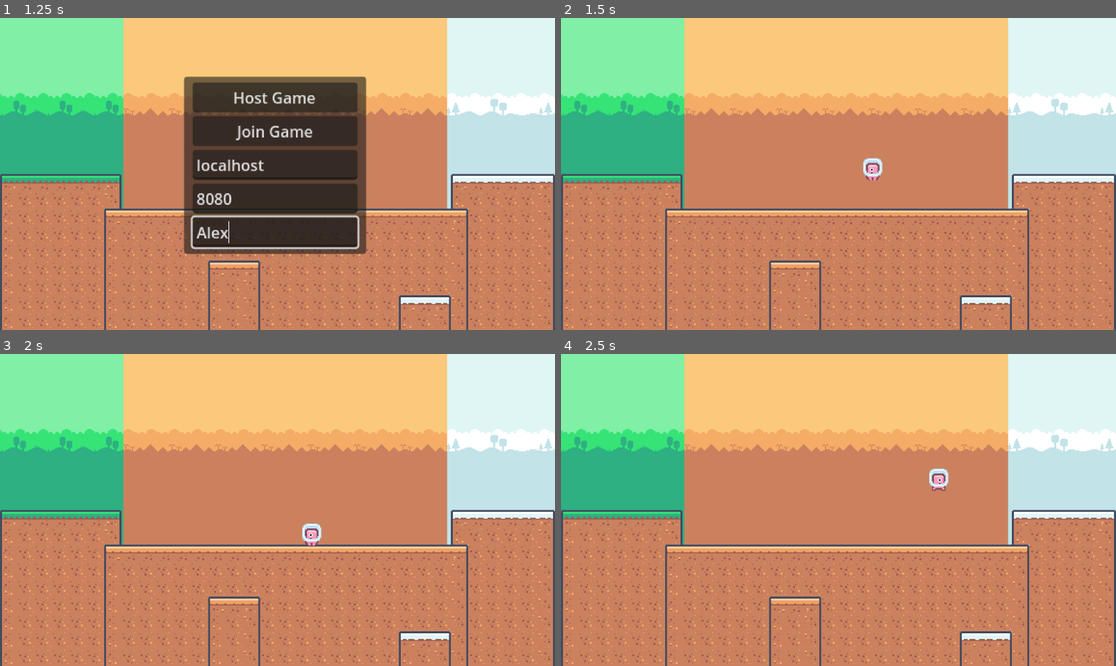
Above: before the commit, frames 1-4 (two rows, left to right).
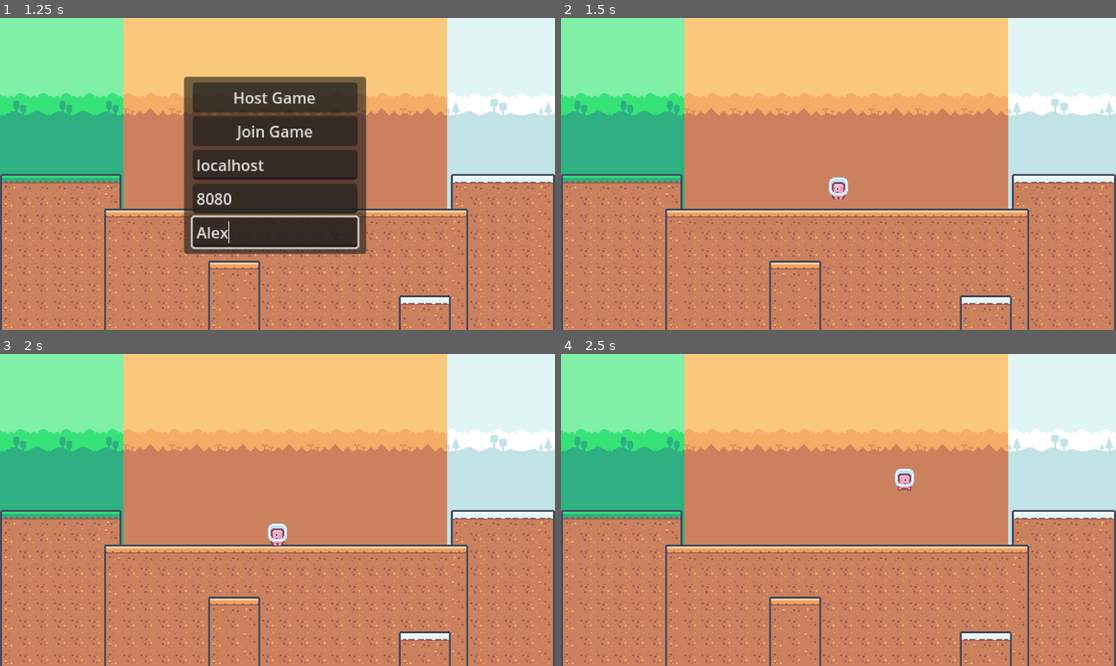
Above: after the commit, the same moments.

Repository: AyaPK/godot_multiplayer_practice
Game: Godot game, scene res://scenes/main.tscn
Same seed, same stepped clock (60 frames per second), same inputs: the game is played once before the commit and once after it.
Inputs (mouse positions are in pixels of both pictures, inside the frame that each line leads up to):
- Up to frame 1 (1.25 s): click (277, 233) at 0.52 s; type "Alex" at 0.6 s
- Up to frame 2 (1.5 s): click "Host Game" at 1.25 s
- Up to frame 3 (2 s): no input
- Up to frame 4 (2.5 s): tap Enter (ui_accept) at 2, 2.27 s; hold Right (ui_right) from 2.03 s (still down)

Frame 1 is identical in both runs. In frame 2, 0.4% of the frame differs, in the area x 48-58%, y 44-59%; in frame 3, 0.4%; in frame 4, 0.4%, in the area x 60-70%, y 36-44%.

Commit message:
fix multiplayer bug

Diff:
--- a/scenes/player.tscn
+++ b/scenes/player.tscn
@@ -1,25 +1,24 @@
-[gd_scene load_steps=11 format=3 uid="uid://bkknc1gkb0uwt"]
+[gd_scene load_steps=12 format=3 uid="uid://bkknc1gkb0uwt"]
 
 [ext_resource type="Texture2D" uid="uid://dshu6whv27nnr" path="res://sprites/tilemap-characters_packed.png" id="1_3by7b"]
 [ext_resource type="Script" path="res://scripts/player.gd" id="1_nw0qa"]
 [ext_resource type="Script" path="res://scripts/input_sync.gd" id="2_5o8cx"]
 
-[sub_resource type="SceneReplicationConfig" id="SceneReplicationConfig_iiq1h"]
-properties/0/path = NodePath(".:position")
+[sub_resource type="SceneReplicationConfig" id="SceneReplicationConfig_edkeg"]
+properties/0/path = NodePath(".:player_id")
 properties/0/spawn = true
 properties/0/replication_mode = 1
-properties/1/path = NodePath(".:player_name")
+properties/1/path = NodePath(".:position")
 properties/1/spawn = true
 properties/1/replication_mode = 1
-properties/2/path = NodePath("InputSync:move_input")
-properties/2/spawn = true
-properties/2/replication_mode = 1
-properties/3/path = NodePath("InputSync:jump_input")
-properties/3/spawn = true
-properties/3/replication_mode = 1
-properties/4/path = NodePath(".:player_id")
-properties/4/spawn = true
-properties/4/replication_mode = 1
+
+[sub_resource type="SceneReplicationConfig" id="SceneReplicationConfig_iiq1h"]
+properties/0/path = NodePath("InputSync:move_input")
+properties/0/spawn = true
+properties/0/replication_mode = 1
+properties/1/path = NodePath("InputSync:jump_input")
+properties/1/spawn = true
+properties/1/replication_mode = 1
 
 [sub_resource type="RectangleShape2D" id="RectangleShape2D_01skm"]
 size = Vector2(20, 21)
@@ -101,8 +100,8 @@
 collision_mask = 16
 script = ExtResource("1_nw0qa")
 
-[node name="PlayerSync" type="MultiplayerSynchronizer" parent="."]
-replication_config = SubResource("SceneReplicationConfig_iiq1h")
+[node name="MultiplayerSync" type="MultiplayerSynchronizer" parent="."]
+replication_config = SubResource("SceneReplicationConfig_edkeg")
 
 [node name="InputSync" type="MultiplayerSynchronizer" parent="."]
 replication_config = SubResource("SceneReplicationConfig_iiq1h")
--- a/scripts/input_sync.gd
+++ b/scripts/input_sync.gd
@@ -4,9 +4,9 @@
 @export var jump_input: bool
 
 func _ready() -> void:
-	#if get_multiplayer_authority() != multiplayer.get_unique_id():
-		#set_physics_process(false)
-	pass
+	if get_multiplayer_authority() != multiplayer.get_unique_id():
+		set_physics_process(false)
+
 
 func _physics_process(delta: float) -> void:
 	move_input = Input.get_axis("ui_left", "ui_right")
--- a/scripts/network_manager.gd
+++ b/scripts/network_manager.gd
@@ -41,7 +41,7 @@
 func _player_connected(player_id: int) -> void:
 	print("Player has joined the server with id %s" % player_id)
 	var player: PlayerCharacter = PLAYER.instantiate()
-	player.position = Vector2(randf_range(SPAWN_MIN_X, SPAWN_MAX_X), -20)
+	#player.position = Vector2(randf_range(SPAWN_MIN_X, SPAWN_MAX_X), -20)
 	player.name = str(player_id)
 	player.player_id = player_id
 	spawned_players.add_child(player, true)
